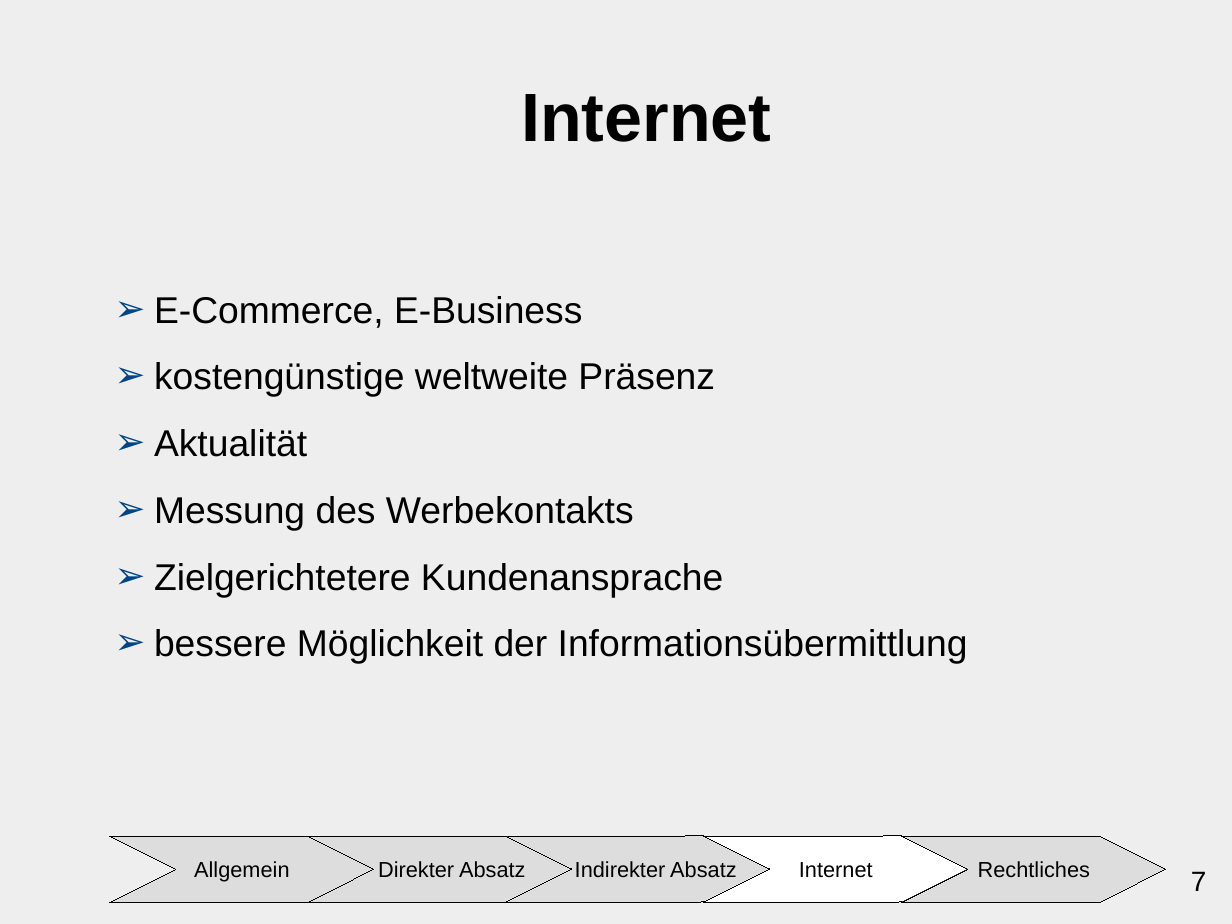
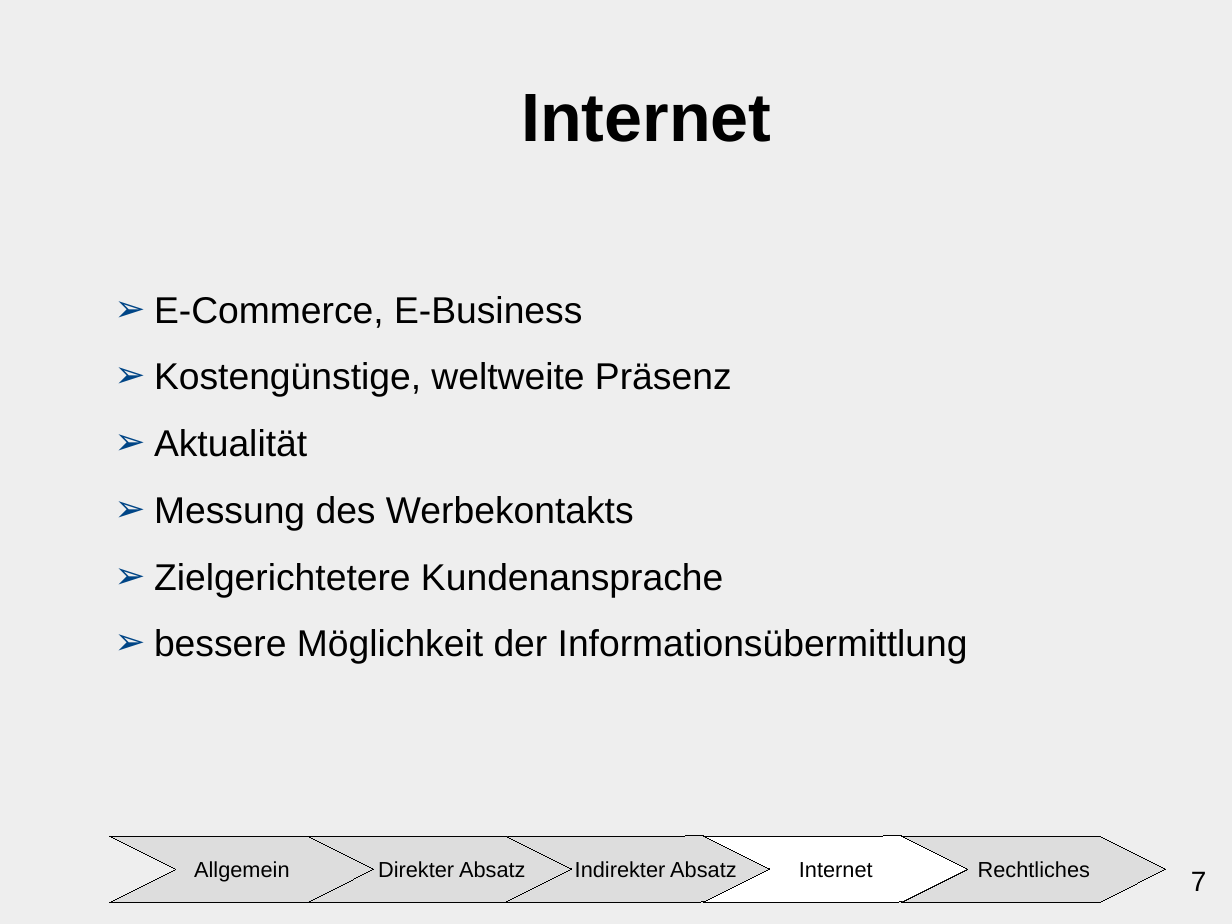
Before and after one commit to ChristianMarzianGithub/WGBlockWoche2Praesentation, a slide deck: slide 7 of DistributionspolitikPraesentationCM.odp. Drawn at 1232x924 pixels with LibreOffice and Linux fonts; fonts in the diff are those of the drawing. Boxes give left, top, right and bottom in pixels: in the first picture for what was removed or moved away, otherwise in the second. Text is boxed around its words. In the diff, an @@ line names an element or a change of style, - is before the commit and + after.

```diff
--- a/DistributionspolitikPraesentationCM.odp
+++ b/DistributionspolitikPraesentationCM.odp
@@ text at bbox=[154, 362, 732, 397]: text changed @@
-➢ kostengünstige weltweite Präsenz
+➢ Kostengünstige, weltweite Präsenz
```
Also in this commit, not shown: 2 other slides changed.
